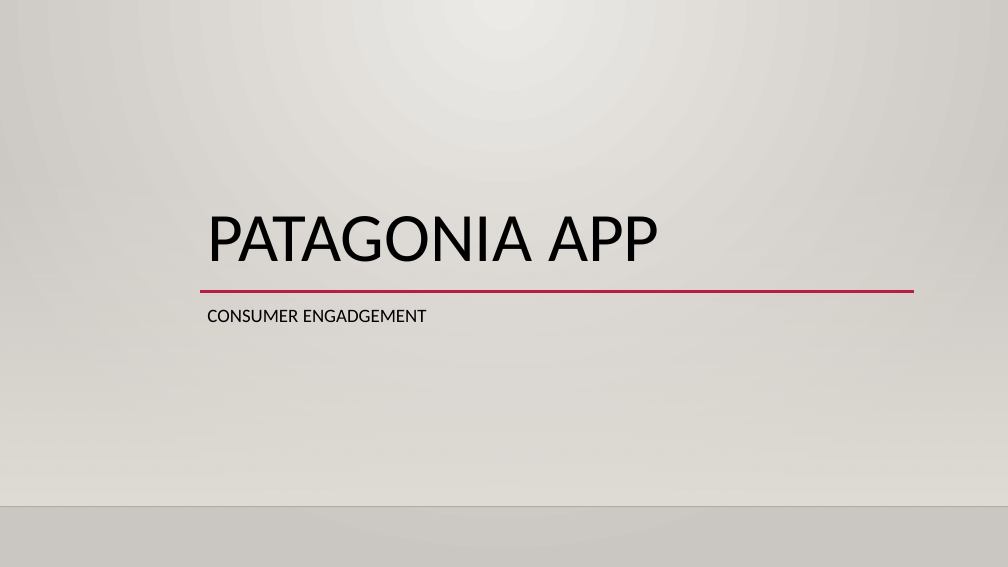
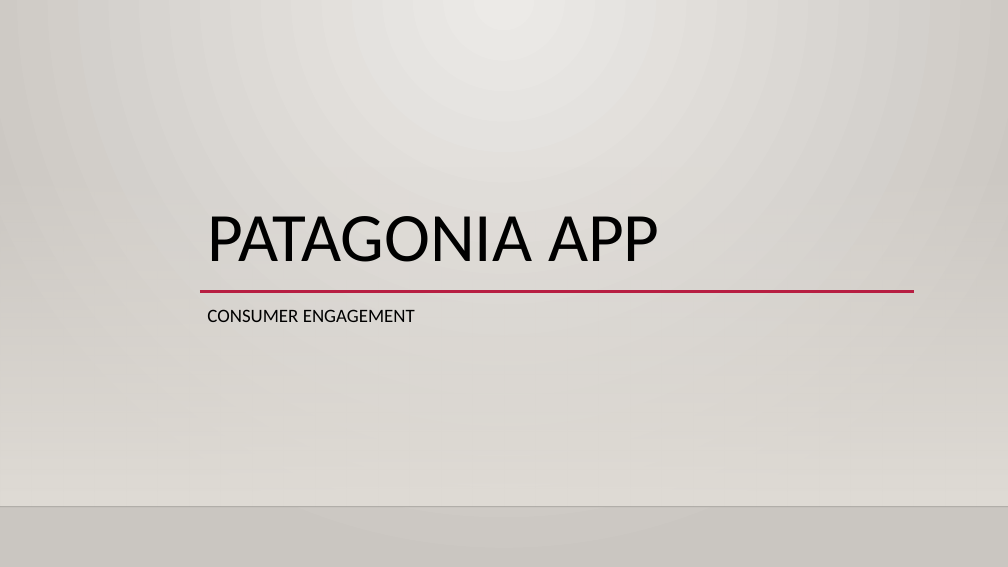
Before and after one commit to mgrabina/Formus, a slide deck: slide 1 of Patagonia app.pptx. Drawn at 1008x567 pixels with LibreOffice and Linux fonts; fonts in the diff are those of the drawing; background and template pictures are left out. Boxes give left, top, right and bottom in pixels: in the first picture for what was removed or moved away, otherwise in the second. Text is boxed around its words. In the diff, an @@ line names an element or a change of style, - is before the commit and + after.

Commit message:
Corrected grammar and spelling mistakes

```diff
--- a/Patagonia app.pptx
+++ b/Patagonia app.pptx
@@ subtitle at (207,309,415,322): text changed @@
-CONSUMER ENGADGEMENT
+CONSUMER ENGAGEMENT
```
Also in this commit, not shown: 4 other slides changed.
